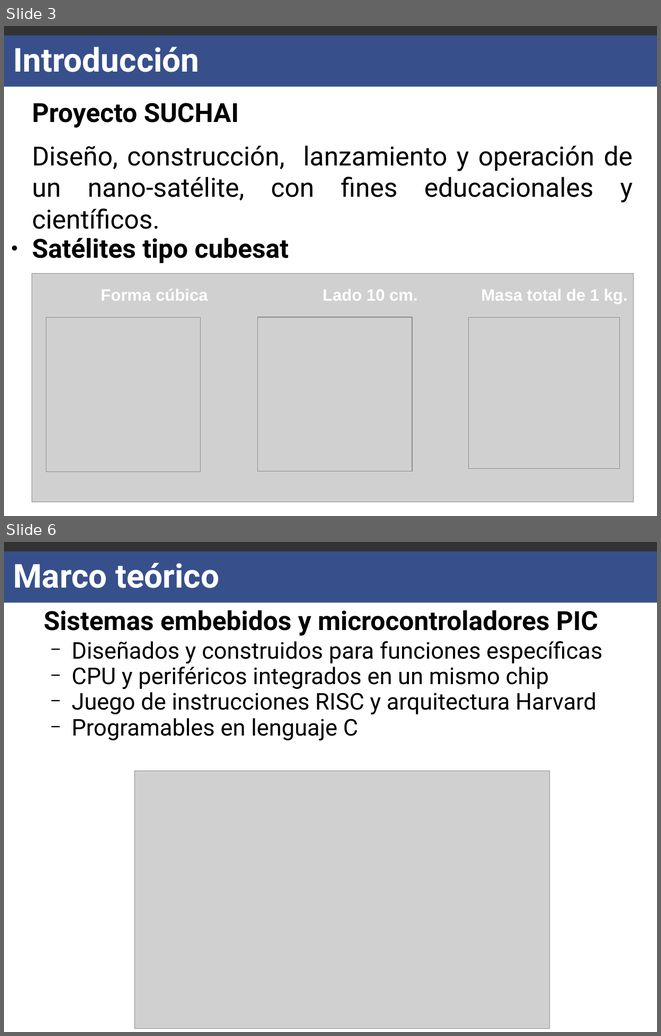
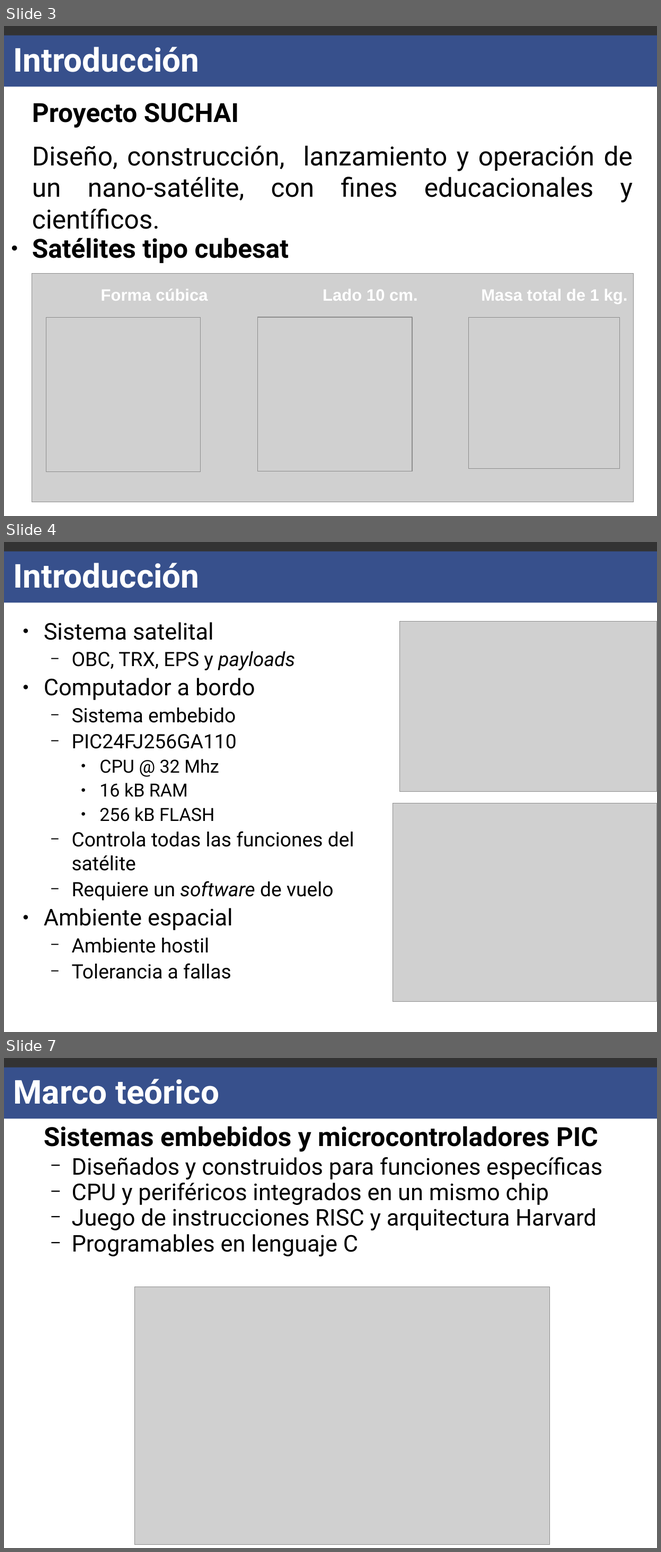
Before and after one commit to carlgonz/Trabajo-de-titulo, a slide deck: Presentacion/Moria-Presentacion.odp. Shown one above the other, each under a label of ours: slides 3 and 6 before the commit, slides 3, 4 and 7 after it; the slides between them are not shown. The pictures are 661x1036 and 661x1552 pixels, drawn with LibreOffice and Linux fonts; fonts in the diff are those of the drawing; grey boxes stand for pictures. Boxes give left, top, right and bottom in pixels: in the first picture for what was removed or moved away, otherwise in the second. Text is boxed around its words. In the diff, an @@ line names an element or a change of style, - is before the commit and + after.

```diff
--- a/Presentacion/Moria-Presentacion.odp
+++ b/Presentacion/Moria-Presentacion.odp
@@ slide 4 added at (4,542,657,1032), background #FFFFFF; not listed: 2 template elements that a slide beside it also shows @@
@@ title added at (14,563,200,588), 40 pt, text #FFFFFF, bold @@
+Introducción
@@ text added at (44,622,354,979), 24 pt, text #000000 @@
+● Sistema satelital
+  − OBC, TRX, EPS y payloads
+● Computador a bordo
+  − Sistema embebido
+  − PIC24FJ256GA110
+    ● CPU @ 32 Mhz
+    ● 16 kB RAM
+    ● 256 kB FLASH
+  − Controla todas las funciones del satélite
+  − Requiere un software de vuelo
+● Ambiente espacial
+  − Ambiente hostil
+  − Tolerancia a fallas
@@ picture added at (400,622,657,792) @@
@@ picture added at (392,803,657,1002) @@
@@ what was slide 6 is now slide 7 @@
```
Also in this commit, not shown: 6 slides changed, 12 other slides added, 1 slide removed, 2 other files.
